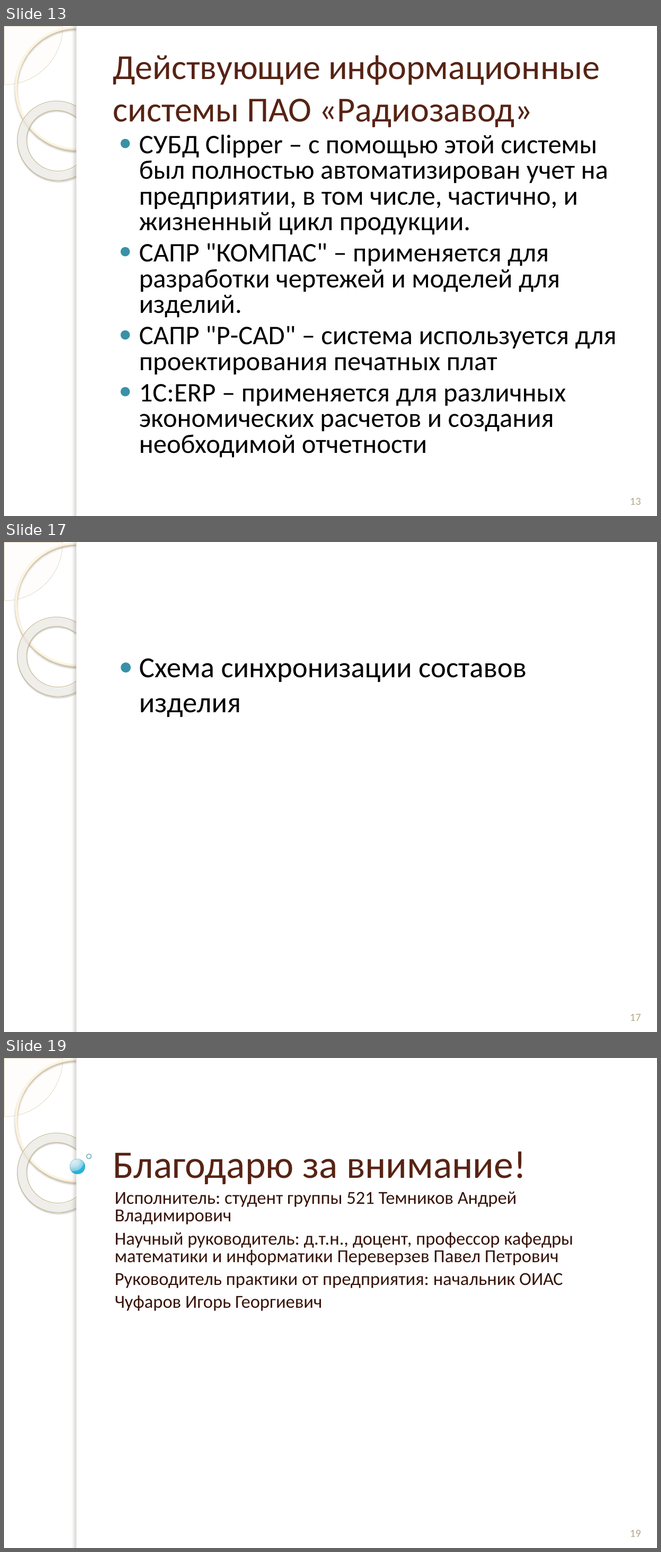
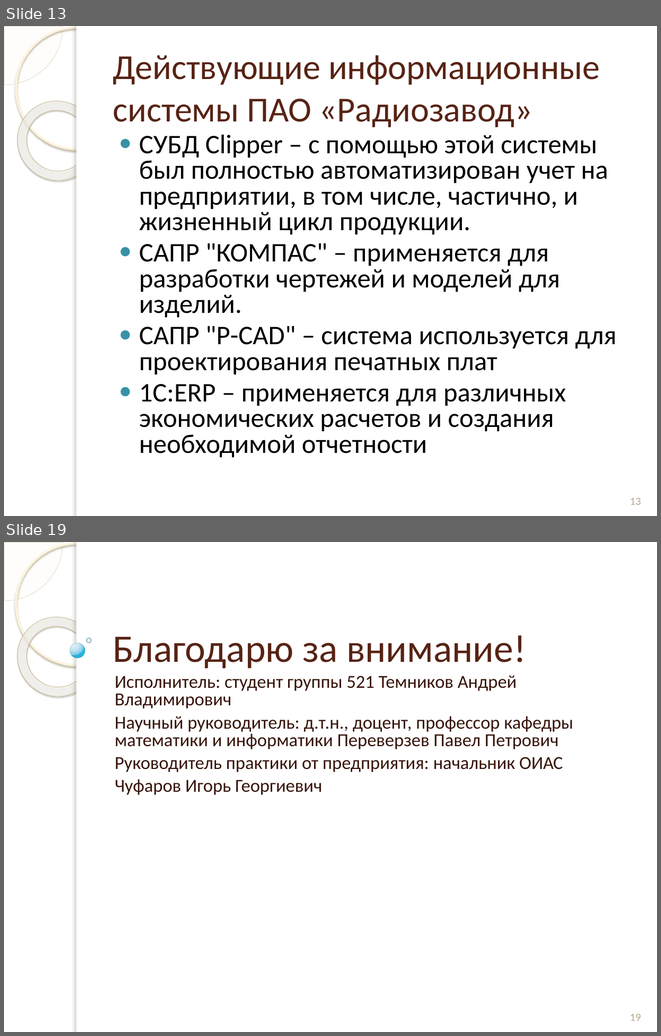
Before and after one commit to andreytemn/university, a slide deck: diplom/презентация к отчету.pptx. Shown one above the other, each under a label of ours: slides 13, 17 and 19 before the commit, slides 13 and 19 after it; the slides between them are not shown. The pictures are 661x1552 and 661x1036 pixels, drawn with LibreOffice and Linux fonts; fonts in the diff are those of the drawing; background and template pictures are left out. Boxes give left, top, right and bottom in pixels: in the first picture for what was removed or moved away, otherwise in the second. Text is boxed around its words. In the diff, an @@ line names an element or a change of style, - is before the commit and + after.

```diff
--- a/diplom/презентация к отчету.pptx
+++ b/diplom/презентация к отчету.pptx
@@ slide 17 removed at (4,542,657,1032), background picture (left out); not listed: 5 template elements that a slide beside it also shows @@
@@ text removed at (139,658,527,717) @@
-● Схема синхронизации составов изделия
@@ page number removed at (630,1014,641,1021) @@
-17
```
Also in this commit, not shown: 1 slide changed, 4 slides added, 3 other slides removed, 4 other files.
